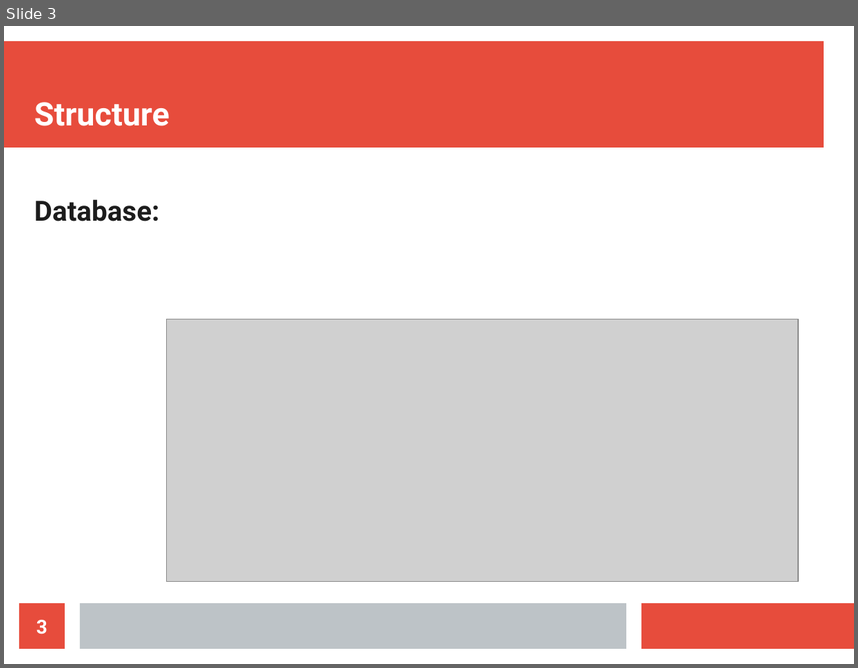
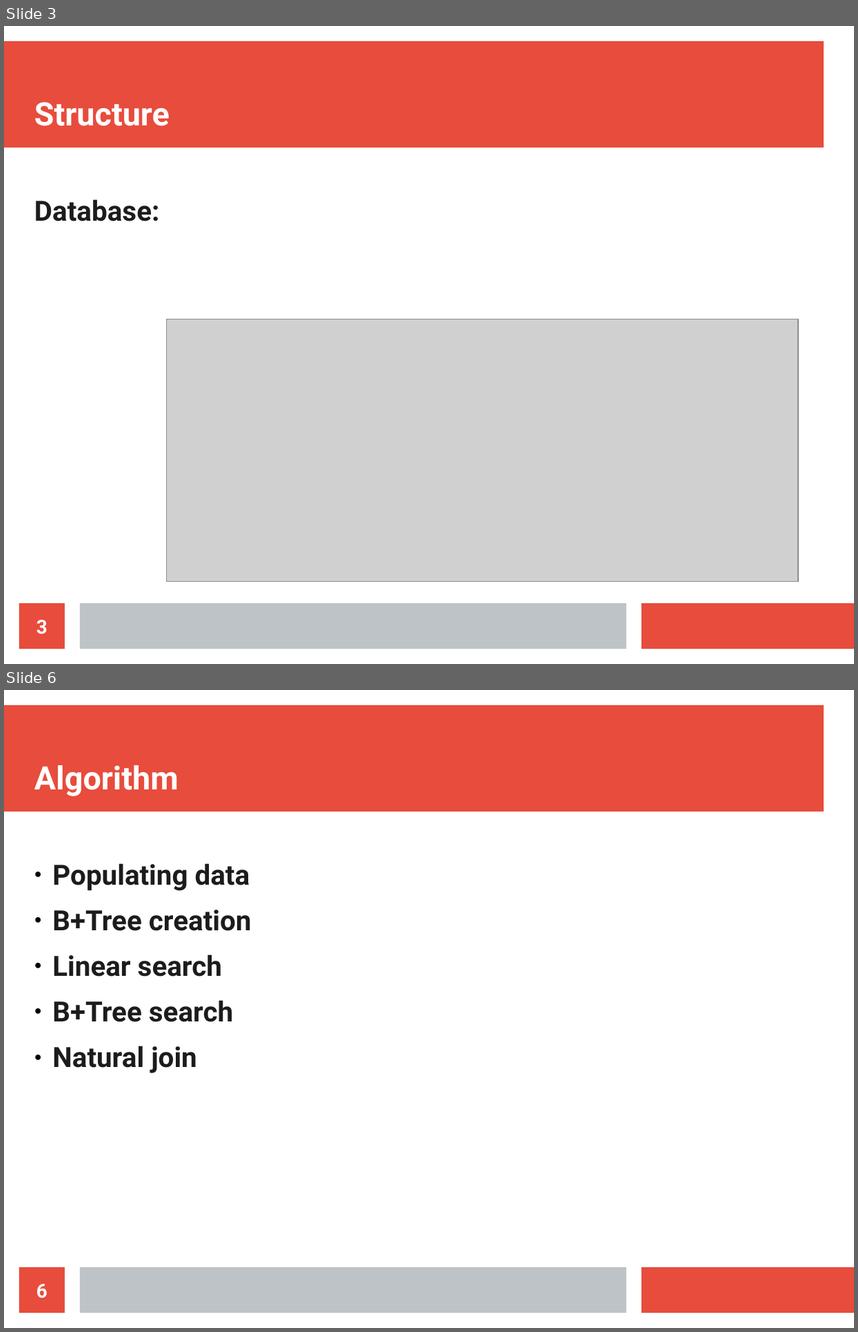
Before and after one commit to YasserKa/B-Tree, a slide deck: Slide_Show.odp. Shown one above the other, each under a label of ours: slide 3 before the commit, slides 3 and 6 after it; the slides between them are not shown. The pictures are 858x668 and 858x1332 pixels, drawn with LibreOffice and Linux fonts; fonts in the diff are those of the drawing; grey boxes stand for pictures. Boxes give left, top, right and bottom in pixels: in the first picture for what was removed or moved away, otherwise in the second. Text is boxed around its words. In the diff, an @@ line names an element or a change of style, - is before the commit and + after.

```diff
--- a/Slide_Show.odp
+++ b/Slide_Show.odp
@@ slide 6 added at box(4, 690, 854, 1328), background #FFFFFF; not listed: 3 template elements that a slide beside it also shows @@
@@ title added at box(34, 765, 179, 796), 30.1 pt, text #FFFFFF, bold @@
+Algorithm
@@ text added at box(52, 863, 252, 1073), 26 pt, text #1C1C1C, bold @@
+● Populating data
+● B+Tree creation
+● Linear search
+● B+Tree search
+● Natural join
@@ page number added at box(19, 1267, 65, 1312), fill #E74C3C, 18 pt, text #FFFFFF, bold @@
+6
```
Also in this commit, not shown: 2 slides changed, 1 other slide added, 1 slide removed, 4 other files.
